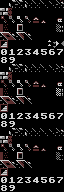
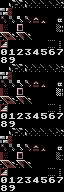
The second 64px x 192px image is a revision of the first. Changes to its layers:
painted on "Background" over [48, 40, 64, 176]
